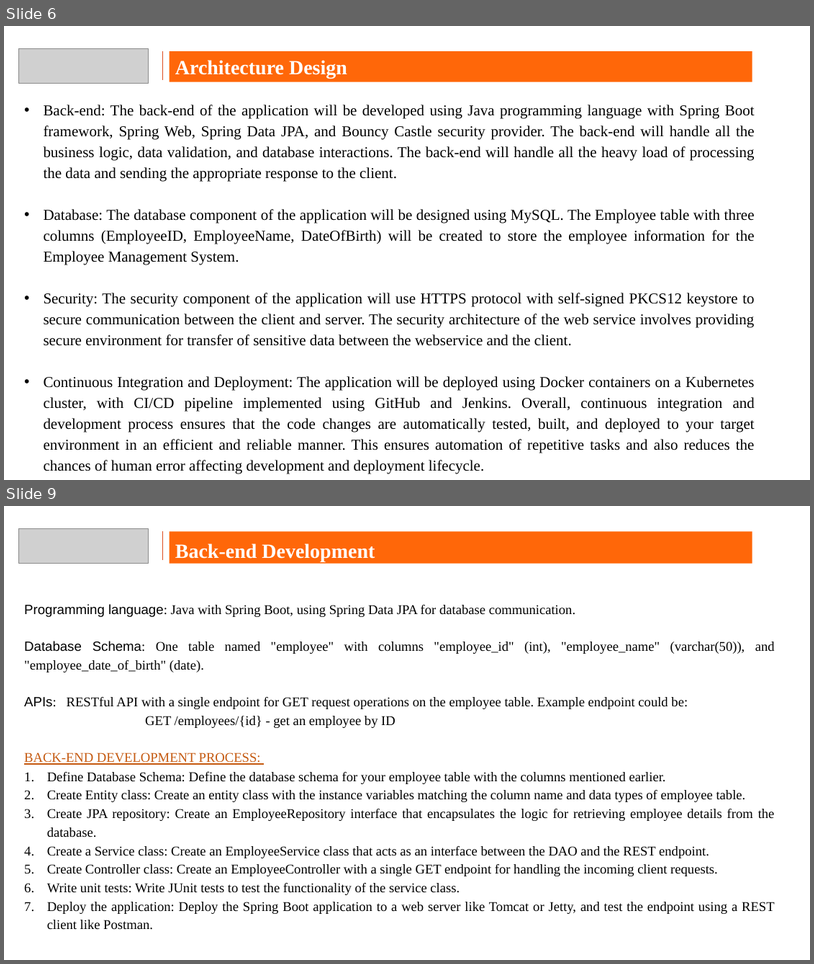
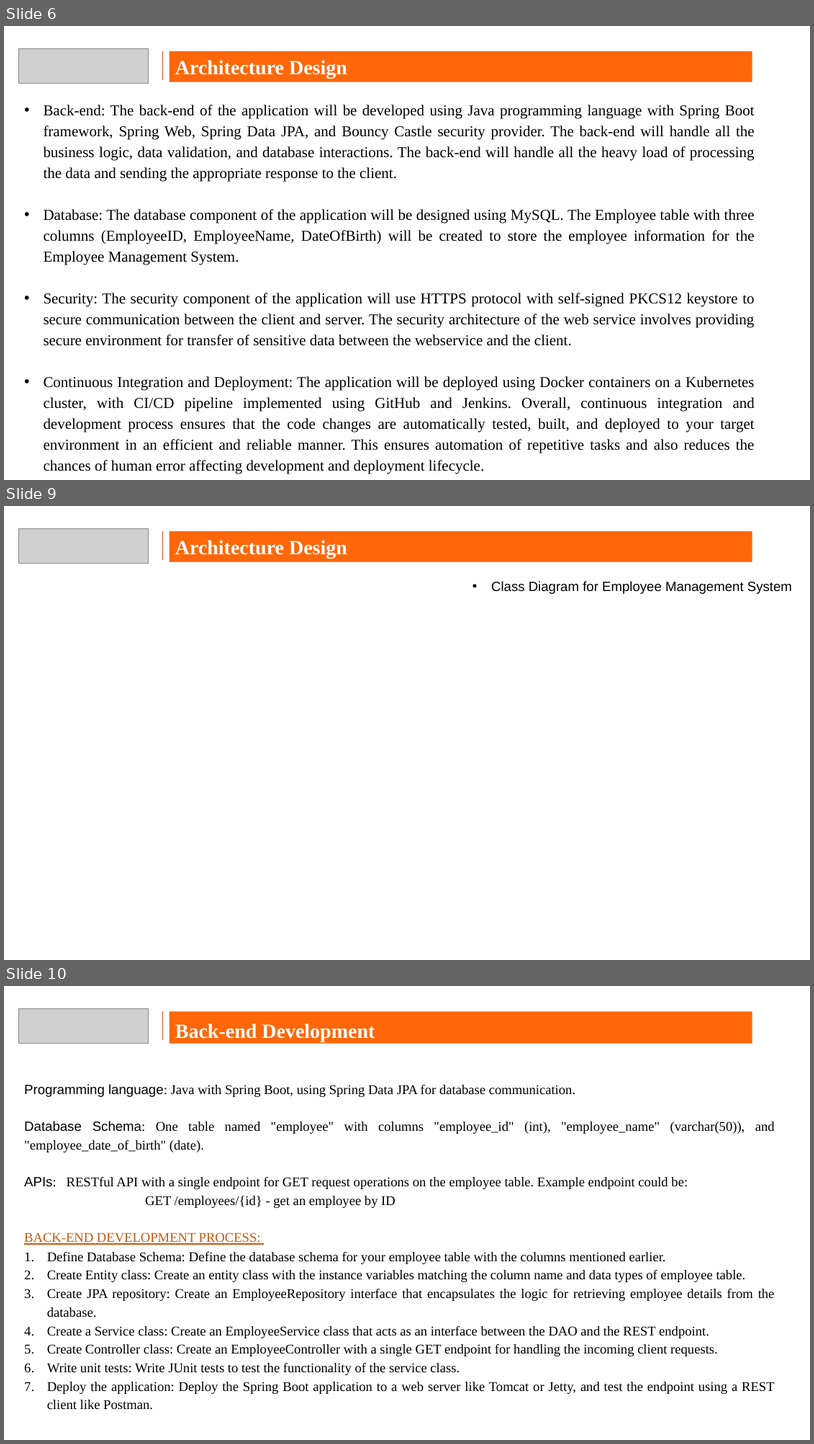
Before and after one commit to Sahilgetjob/Capstone_project_HDFC, a slide deck: Capstone_hdfc.pptx. Shown one above the other, each under a label of ours: slides 6 and 9 before the commit, slides 6, 9 and 10 after it; the slides between them are not shown. The pictures are 814x964 and 814x1444 pixels, drawn with LibreOffice and Linux fonts; fonts in the diff are those of the drawing; grey boxes stand for pictures; background and template pictures are left out. Boxes give left, top, right and bottom in pixels: in the first picture for what was removed or moved away, otherwise in the second. Text is boxed around its words. In the diff, an @@ line names an element or a change of style, - is before the commit and + after.

```diff
--- a/Capstone_hdfc.pptx
+++ b/Capstone_hdfc.pptx
@@ slide 9 added at <box>4,506,810,960</box>, background picture (left out) @@
@@ picture added at <box>18,528,149,563</box> @@
@@ line added from (163, 531) to (163, 560), #DD4F22 1 pt @@
@@ rectangle added at <box>169,531,752,561</box>, fill #FF6709, 24 pt, text #FFFFFF, bold @@
+Architecture Design
@@ text added at <box>491,581,792,594</box>, 16 pt, text #000000 @@
+• Class Diagram for Employee Management System
@@ rectangle added at <box>82,797,119,821</box>, fill #FFFFFF, outline #FFFFFF 1 pt @@
@@ what was slide 9 is now slide 10 @@
```
Also in this commit, not shown: 9 slides changed, 2 other slides added, 1 slide removed, 7 other files.
